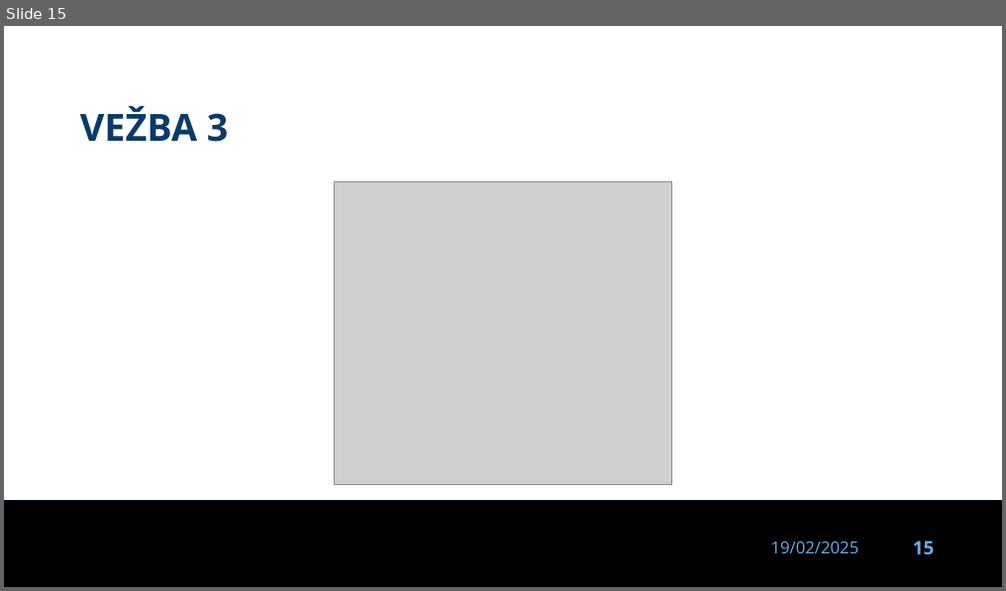
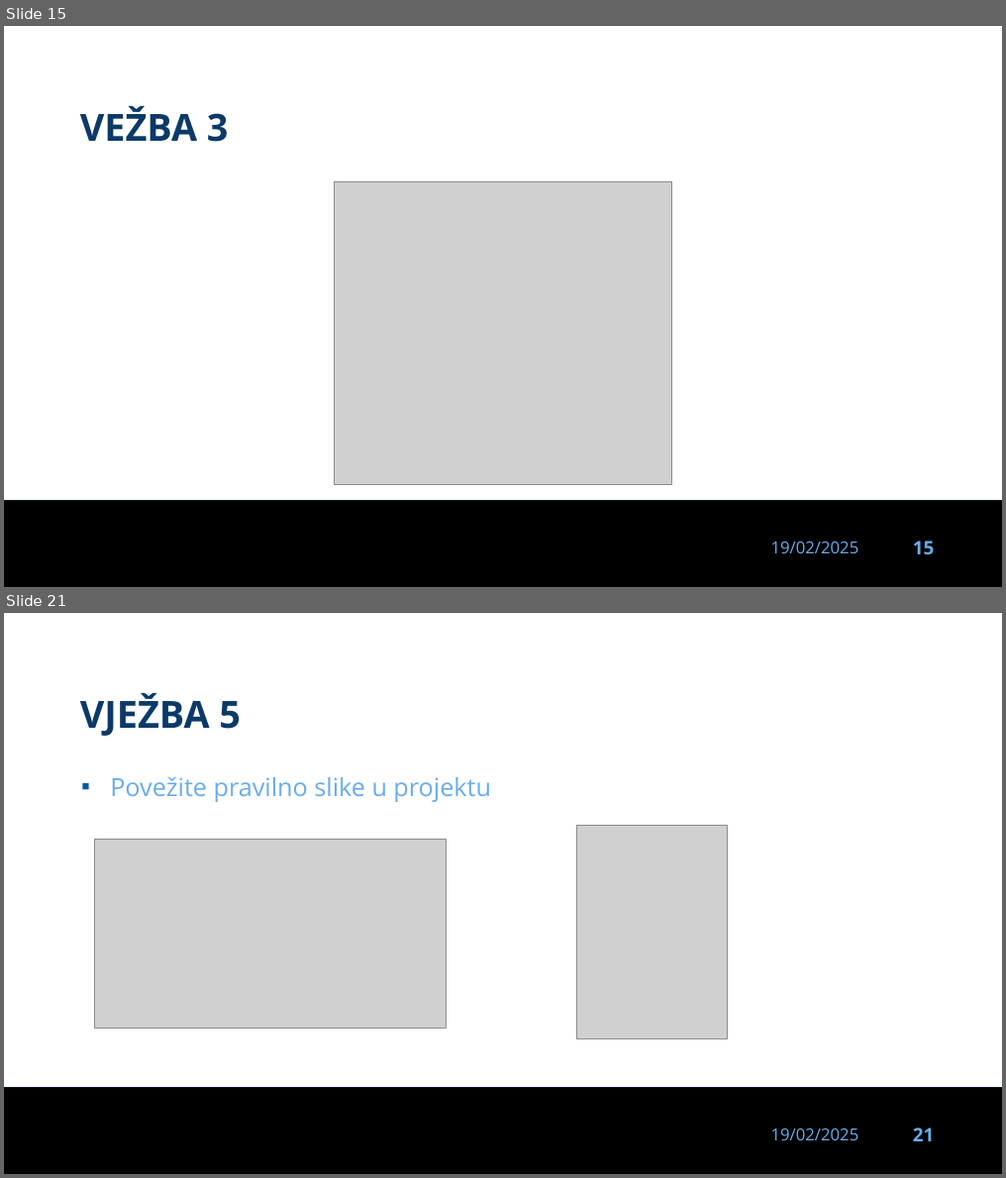
Before and after one commit to dinoDuvnjak/CTK, a slide deck: Bootcamp/dan-22-html-css/dan-22-html-css.pptx. Shown one above the other, each under a label of ours: slide 15 before the commit, slides 15 and 21 after it; the slides between them are not shown. The pictures are 1006x591 and 1006x1178 pixels, drawn with LibreOffice and Linux fonts; fonts in the diff are those of the drawing; grey boxes stand for pictures; background and template pictures are left out. Boxes give left, top, right and bottom in pixels: in the first picture for what was removed or moved away, otherwise in the second. Text is boxed around its words. In the diff, an @@ line names an element or a change of style, - is before the commit and + after.

```diff
--- a/Bootcamp/dan-22-html-css/dan-22-html-css.pptx
+++ b/Bootcamp/dan-22-html-css/dan-22-html-css.pptx
@@ slide 21 added at (x1=4, y1=613, x2=1002, y2=1174), background #FFFFFF; not listed: 3 template elements that a slide beside it also shows @@
@@ title added at (x1=80, y1=693, x2=241, y2=736), 36 pt, text #0B3A68, bold @@
+VJEŽBA 5
@@ text added at (x1=110, y1=776, x2=491, y2=802), 24 pt, text #69ACED @@
+▪ Povežite pravilno slike u projektu
@@ picture added at (x1=94, y1=839, x2=446, y2=1028) @@
@@ picture added at (x1=576, y1=826, x2=727, y2=1039) @@
```
Also in this commit, not shown: 1 slide changed, 6 other slides added, 13 other files.
